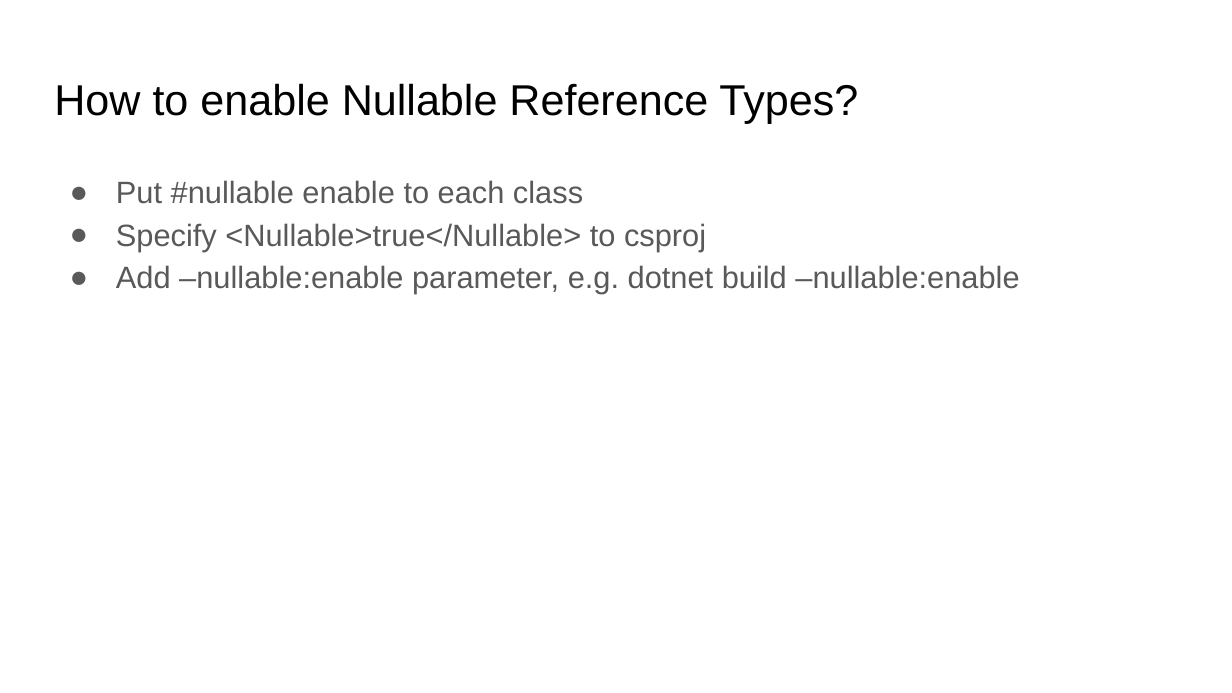
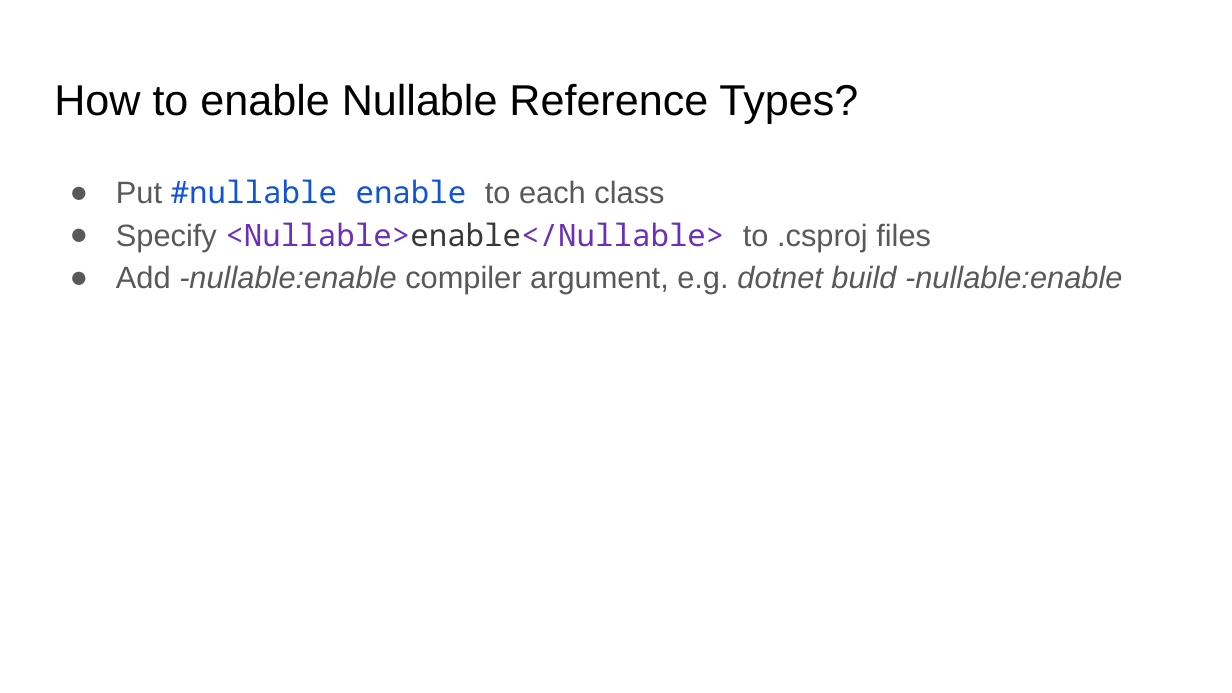
Before and after one commit to kugushev/presentations, a slide deck: slide 10 of 2021_NullabilityInUnity/Presentation.pptx (slide 8 before the commit). Drawn at 1232x693 pixels with LibreOffice and Linux fonts; fonts in the diff are those of the drawing; background and template pictures are left out. Boxes give left, top, right and bottom in pixels: in the first picture for what was removed or moved away, otherwise in the second. Text is boxed around its words. In the diff, an @@ line names an element or a change of style, - is before the commit and + after.

```diff
--- a/2021_NullabilityInUnity/Presentation.pptx
+++ b/2021_NullabilityInUnity/Presentation.pptx
@@ text at box(116, 179, 664, 204): font Arial to Noto Sans Mono, text colour #595959 to #0F54D6 in "#nullable enable" @@
@@ text at box(116, 222, 1122, 294): text changed @@
-● Specify <Nullable>true</Nullable> to csproj
-● Add –nullable:enable parameter, e.g. dotnet build –nullable:enable
+● Specify <Nullable>enable</Nullable> to .csproj files
+● Add -nullable:enable compiler argument, e.g. dotnet build -nullable:enable
```
Also in this commit, not shown: 7 other slides changed, 6 slides added, 3 slides removed.
